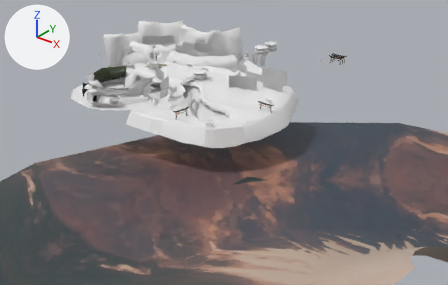
Renders of the Blender file media/trunk/tracks/zengarden/zenGarden.blend from each side of a commit.
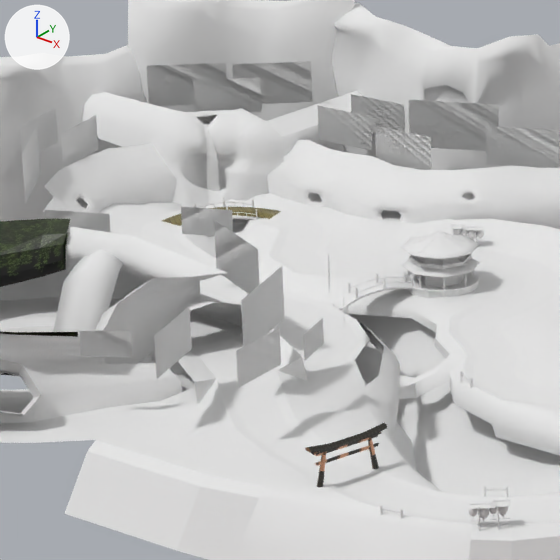
Old and new are each drawn from a camera (50 mm lens) standing at (309.0, -437.0, 229.0) and looking at (-84.0, 54.0, -76.0) and again close up on the part from 25% to 50% of the width and 8% to 47% of the height. The axes (+X, +Y, +Z) are drawn at upper left. The lights are the same throughout. The older version's two pictures come first.
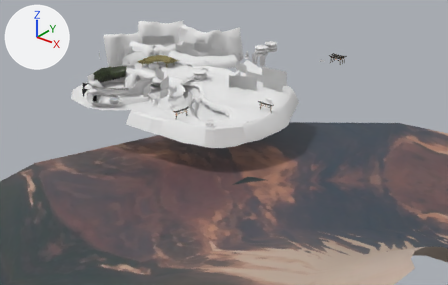
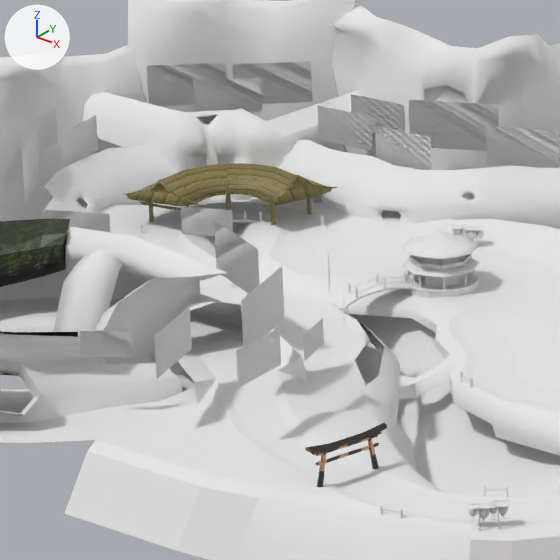
Boxes [x1, y1, x2, y2] around the edits, measured in the close-ups (560 x 560 px):
'Circle.003', added (yellow): after [124, 162, 337, 225]
'Plane.030', added: after [139, 194, 328, 244]

The change, as a list of edits to the scene's bpy script:
```text
Add me_plane_003:
    me_plane_003.from_pydata(...)  # 668 vertices, 506 faces; spans x -3.6..32.9, y -18.5..20.6, z -3.3..4.9
    me_plane_003.materials.append(mat_none_woodbridge_png)  # its picture is missing
Add me_circle_004:
    me_circle_004.from_pydata(...)  # 321 vertices, 247 faces; spans x -16.2..23.2, y -14.2..17.1, z -0.5..11.9
    me_circle_004.polygons.foreach_set('use_smooth', [True] * 247)
    me_circle_004.materials.append(mat_bridge_wood_jpg)  # picture img_bridge_wood_jpg
Add ob_plane_030:
    ob_plane_030 = bpy.data.objects.new('Plane.030', me_plane_003)
    ob_plane_030.location = (-176.8, 32.6, 2.4)
Add ob_circle_003:
    ob_circle_003 = bpy.data.objects.new('Circle.003', me_circle_004)
    ob_circle_003.location = (-168.1, 42.8, 0.0)
    ob_circle_003.rotation_euler = (0.0, 0.0, -1.745)  # degrees (0, 0, -100)
```
